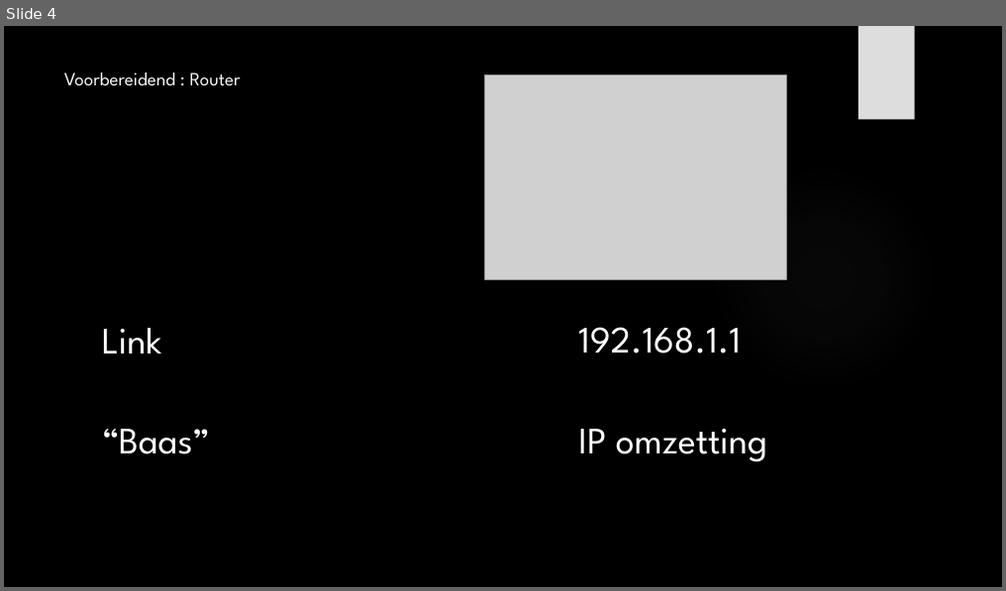
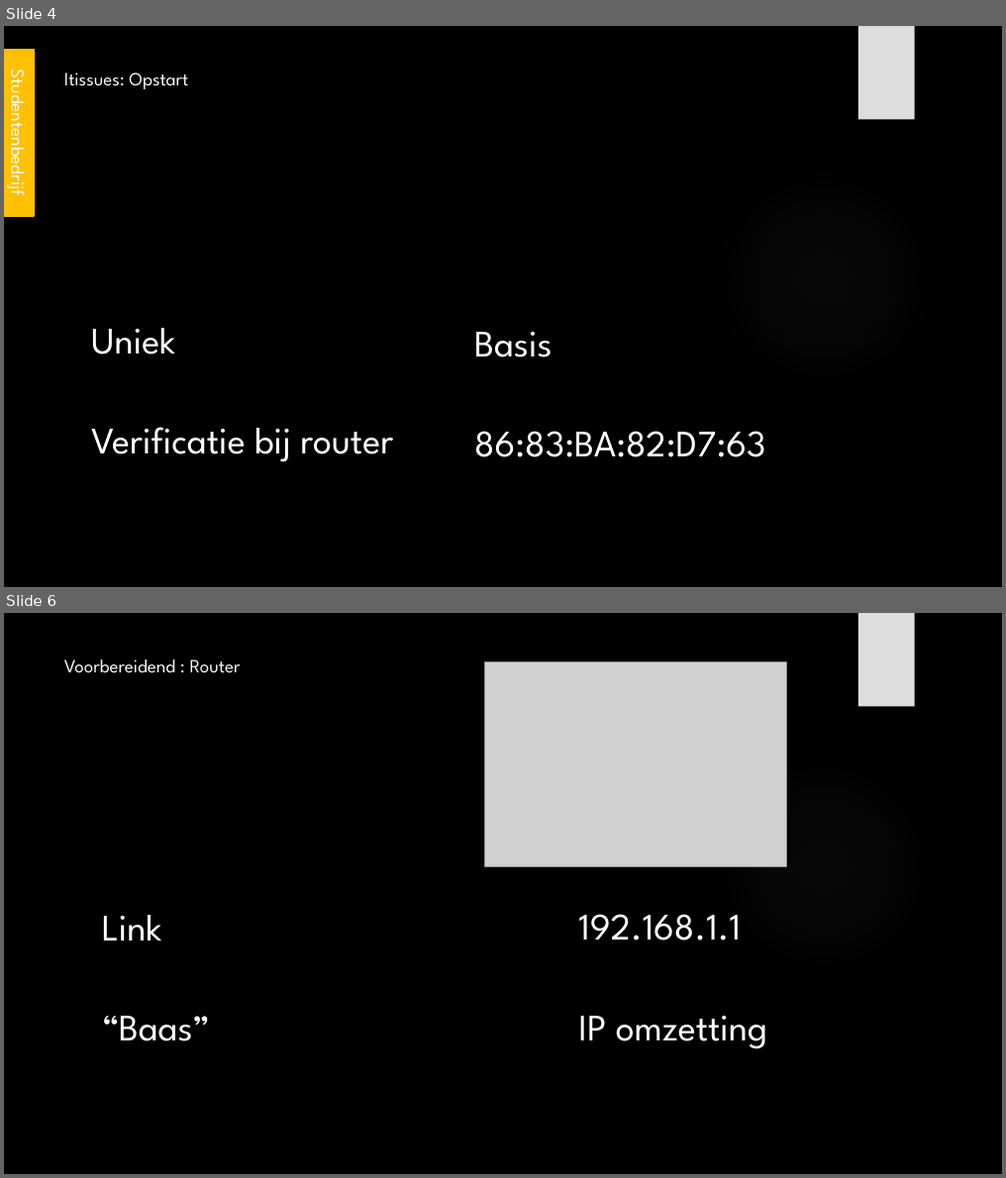
Before and after one commit to its-3ncrypt/Led_Cube_arduino, a slide deck: _Administratie/Presentatie GIP.pptx. Shown one above the other, each under a label of ours: slide 4 before the commit, slides 4 and 6 after it; the slides between them are not shown. The pictures are 1006x591 and 1006x1178 pixels, drawn with LibreOffice and Linux fonts; fonts in the diff are those of the drawing; grey boxes stand for pictures; background and template pictures are left out. Boxes give left, top, right and bottom in pixels: in the first picture for what was removed or moved away, otherwise in the second. Text is boxed around its words. In the diff, an @@ line names an element or a change of style, - is before the commit and + after.

```diff
--- a/_Administratie/Presentatie GIP.pptx
+++ b/_Administratie/Presentatie GIP.pptx
@@ slide 4 added at (4, 26, 1002, 587), background picture (left out); not listed: 2 template elements that a slide beside it also shows @@
@@ rectangle added at (4, 50, 34, 216), fill #FFC000, outline #FFC000 1.5 pt, 18 pt, text #FFFFFF @@
+Studentenbedrijf
@@ title added at (64, 73, 188, 89), 18 pt, text #F8F8F8 @@
+Itissues: Opstart
@@ text added at (91, 328, 393, 463), 36 pt, text #FFFFFF @@
+Uniek
+Verificatie bij router
@@ text added at (474, 332, 766, 458), 36 pt, text #FFFFFF @@
+Basis
+86:83:BA:82:D7:63
@@ what was slide 4 is now slide 6 @@
```
Also in this commit, not shown: 2 slides changed, 2 other slides added, 2 slides removed, 3 other files.
